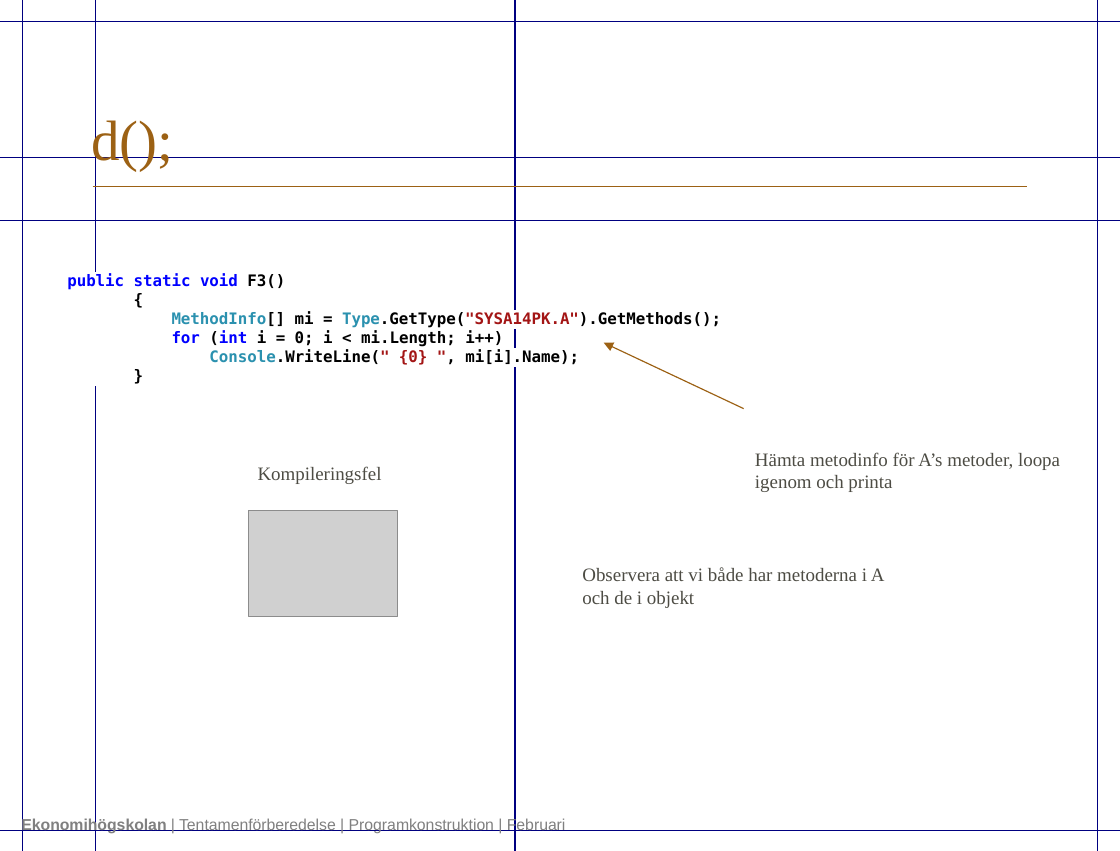
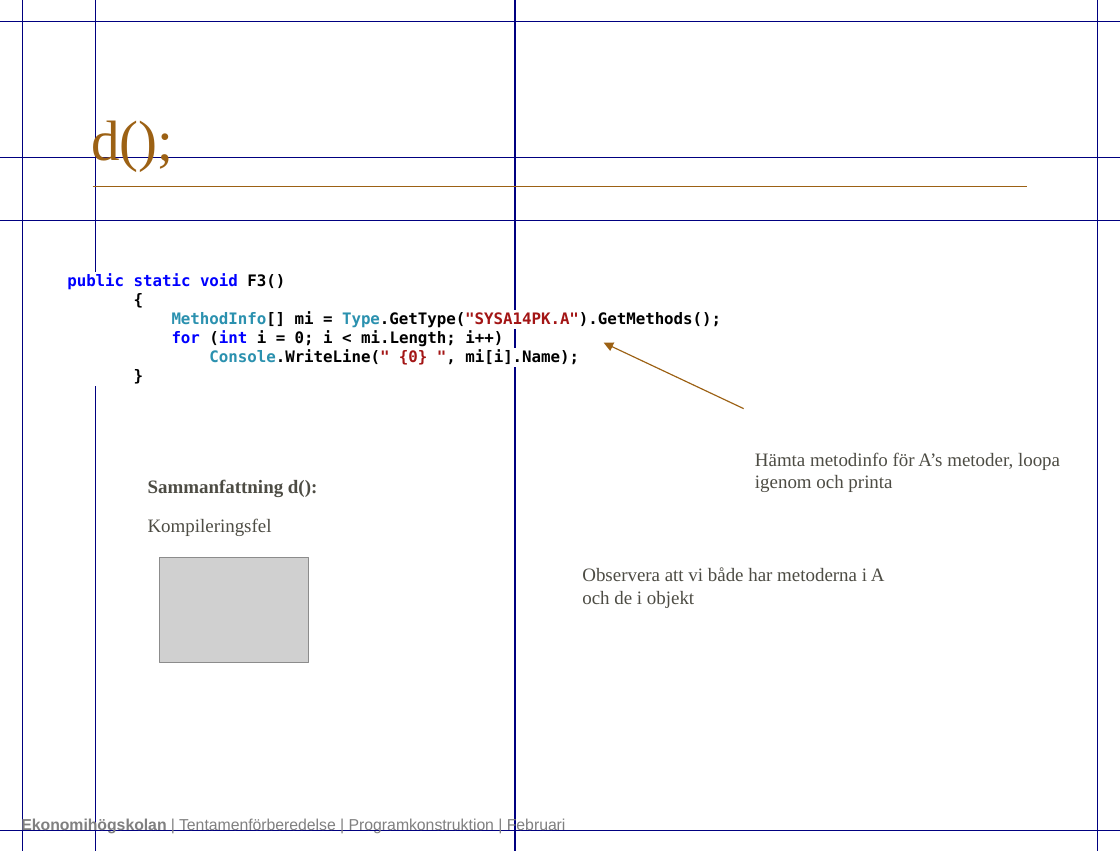
Before and after one commit to submarines-and/Exam-Preparations, a slide deck: slide 84 of PK/Tentamenförberedelse_SYSA14_PK_FEB.pptx. Drawn at 1120x851 pixels with LibreOffice and Linux fonts; fonts in the diff are those of the drawing; grey boxes stand for pictures; background and template pictures are left out. Boxes give left, top, right and bottom in pixels: in the first picture for what was removed or moved away, otherwise in the second. Text is boxed around its words. In the diff, an @@ line names an element or a change of style, - is before the commit and + after.

```diff
--- a/PK/Tentamenförberedelse_SYSA14_PK_FEB.pptx
+++ b/PK/Tentamenförberedelse_SYSA14_PK_FEB.pptx
@@ text "Sammanfattning d():": place and size @@
-text "Sammanfattning d():" at bbox=[258, 466, 382, 484]
+text "Sammanfattning d():" at bbox=[148, 479, 317, 536]
@@ text at bbox=[148, 479, 317, 497]: paragraph added @@
+Sammanfattning d():
@@ picture: place and size @@
-picture at bbox=[249, 511, 398, 617]
+picture at bbox=[159, 558, 308, 664]
```
Also in this commit, not shown: 4 other slides changed.
